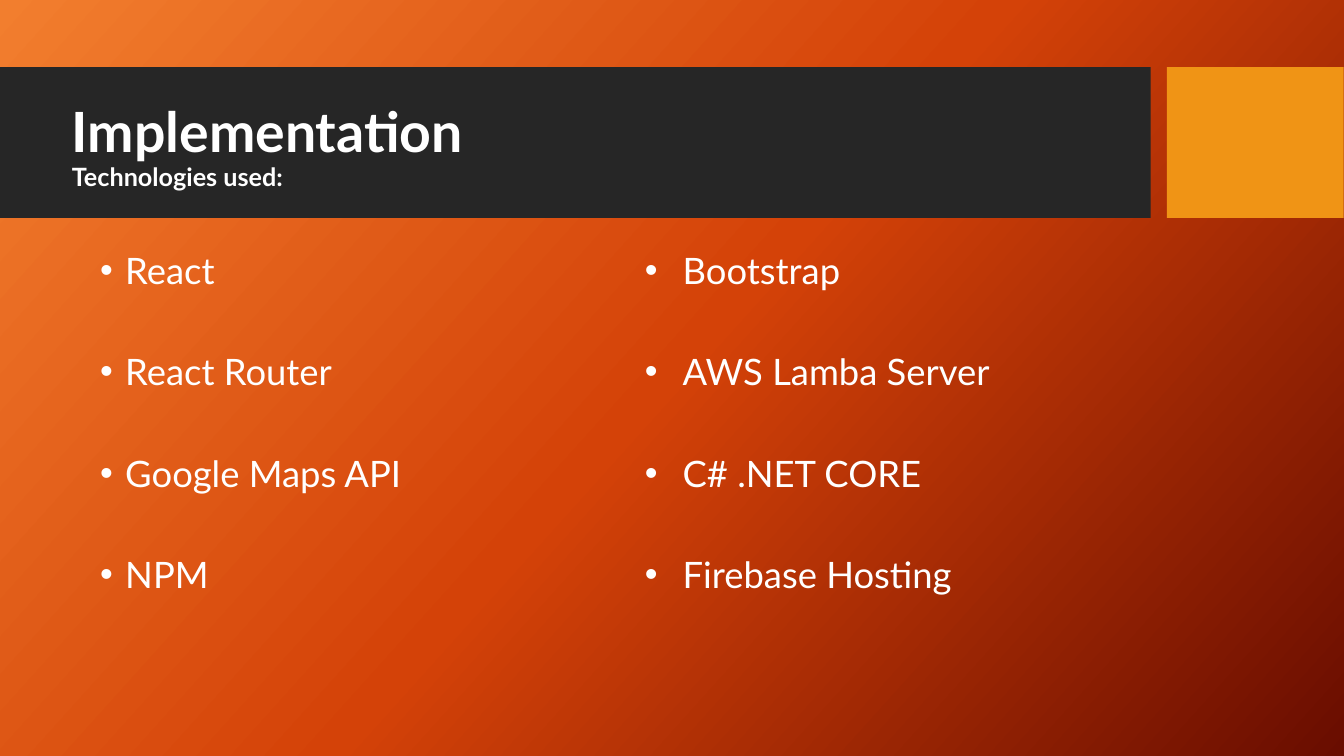
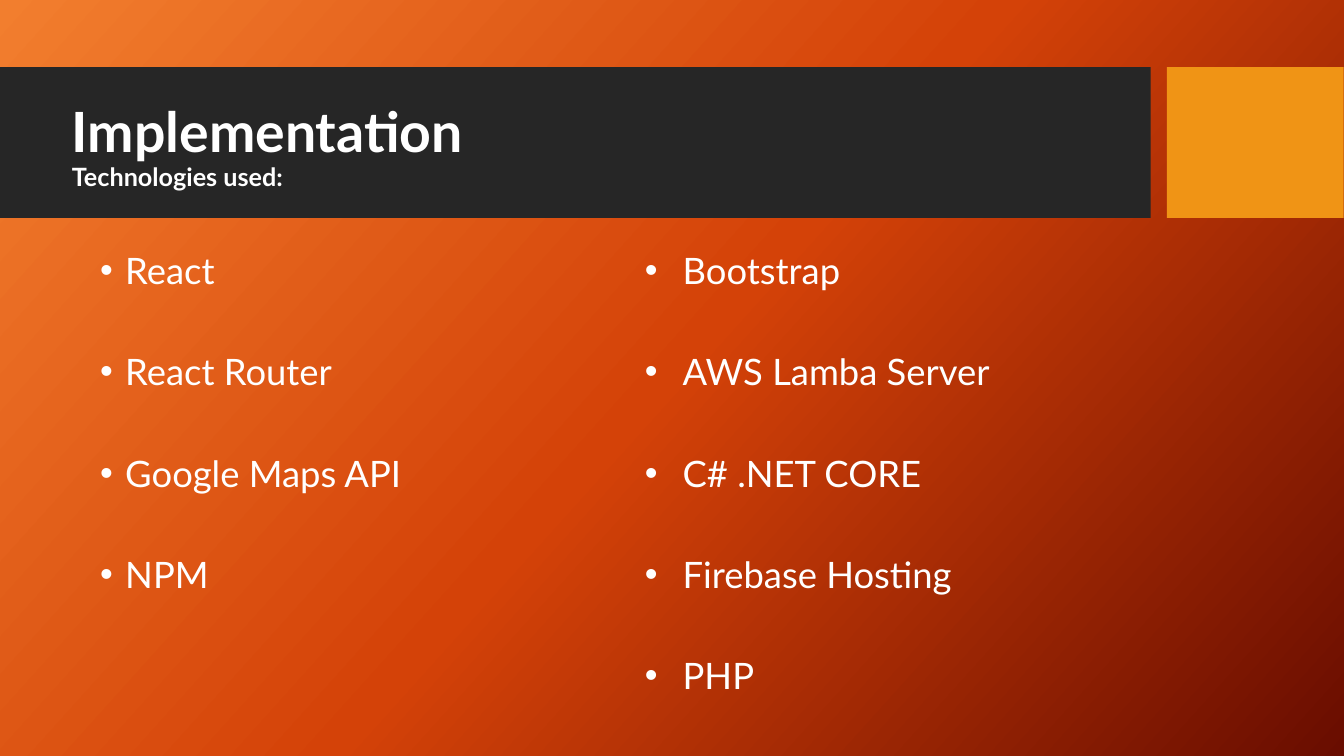
Before and after one commit to Brock-Gibson/Pizza-Now, a slide deck: slide 5 of Presentation/PizzaNow.pptx. Drawn at 1344x756 pixels with LibreOffice and Linux fonts; fonts in the diff are those of the drawing; background and template pictures are left out. Boxes give left, top, right and bottom in pixels: in the first picture for what was removed or moved away, otherwise in the second. Text is boxed around its words. In the diff, an @@ line names an element or a change of style, - is before the commit and + after.

```diff
--- a/Presentation/PizzaNow.pptx
+++ b/Presentation/PizzaNow.pptx
@@ text at (683, 663, 754, 689): paragraph added @@
+• PHP
```
Also in this commit, not shown: 5 other slides changed, 1 slide added, 1 other file.
